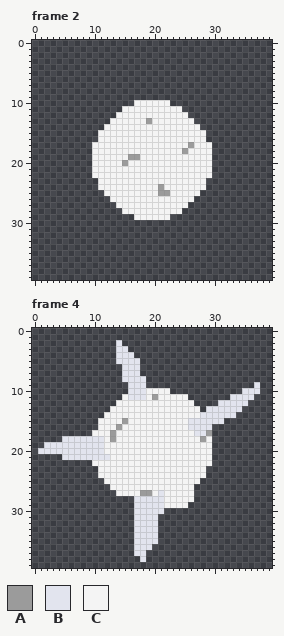
Pixel-art file, stored at DB/Images/Spritesheets/Explosion.ase. Above is the file before it was changed.
40x40 pixels, 11 frames. Shown: frame 2, frame 4. The commit also changed other frames, which this record leaves out.
Visible layers, top first: "Layer 1", "Explosion".
Palette (. is transparent): A #9b9b9b  B #e2e4ee  C #f4f4f4
Pixels before, frame 2, first column x 10:
10 .......CCCCCC.......
11 .....CCCCCCCCCC.....
12 ....CCCCCCCCCCCC....
13 ...CCCCCCACCCCCCC...
14 ..CCCCCCCCCCCCCCCC..
15 .CCCCCCCCCCCCCCCCCC.
16 .CCCCCCCCCCCCCCCCCC.
17 CCCCCCCCCCCCCCCCACCC
18 CCCCCCCCCCCCCCCACCCC
19 CCCCCCAACCCCCCCCCCCC
20 CCCCCACCCCCCCCCCCCCC
21 CCCCCCCCCCCCCCCCCCCC
22 CCCCCCCCCCCCCCCCCCCC
23 .CCCCCCCCCCCCCCCCCC.
24 .CCCCCCCCCCACCCCCCC.
25 ..CCCCCCCCCAACCCCC..
26 ...CCCCCCCCCCCCCC...
27 ....CCCCCCCCCCCC....
28 .....CCCCCCCCCC.....
29 .......CCCCCC.......
Pixels before, frame 4, first column x 1:
 2 .............B.......................
 3 .............BB......................
 4 .............BBB.....................
 5 .............BBBB....................
 6 ..............BBB....................
 7 ..............BBB....................
 8 ..............BBBB...................
 9 ...............BBB..................B
10 ...............BBBCCCC............BBB
11 ..............CBBBCACCCCC.......BBBB.
12 .............CCCCCCCCCCCCC....BBBBB..
13 ............CCCCCCCCCCCCCCC.BBBBBB...
14 ...........CCCCCCCCCCCCCCCCBBBBBB....
15 ..........CCCCACCCCCCCCCCBBBBBB......
16 ..........CCCACCCCCCCCCCCBBBB........
17 .........CCCACCCCCCCCCCCCCBBA........
18 ....BBBBBBBCACCCCCCCCCCCCCCAC........
19 .BBBBBBBBBBCCCCCCCCCCCCCCCCCC........
20 BBBBBBBBBBBCCCCCCCCCCCCCCCCCC........
21 ....BBBBBBBBCCCCCCCCCCCCCCCCC........
22 .........CCCCCCCCCCCCCCCCCCCC........
23 ..........CCCCCCCCCCCCCCCCCC.........
24 ..........CCCCCCCCCCCCCCCCCC.........
25 ...........CCCCCCCCCCCCCCCC..........
26 ............CCCCCCCCCCCCCC...........
27 .............CCCCAACBCCCCC...........
28 ................BBBBBCCCCC...........
29 ................BBBBBCCCC............
30 ................BBBBB................
31 ................BBBB.................
32 ................BBBB.................
33 ................BBBB.................
34 ................BBBB.................
35 ................BBBB.................
36 ................BBB..................
37 ................BB...................
38 .................B...................
Once edited:
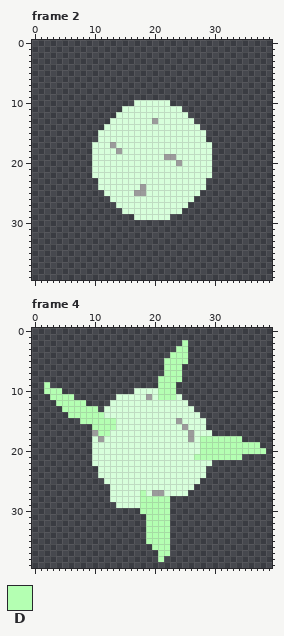
Colours new in this view: D #b4ffb2
Difference:
colour C: #f4f4f4 -> #d7ffdb
Changed rows in their new state; - is a pixel that keeps its letter.
Frame 2, layer "Explosion":
first column x 19:
13 CA
first column x 13:
17 A------------C
18 -A----------C-
19 ---CC----AA---
20 --C--------A--
first column x 17:
24 -A--C-
25 AA--CC
Frame 4, layer "Explosion":
first column x 1:
 2 -------------.----------D-------------
 3 -------------..--------DD-------------
 4 -------------...------DDD-------------
 5 -------------....----DDDD-------------
 6 --------------...----DDD--------------
 7 --------------...----DDD--------------
 8 --------------....--DDDD--------------
 9 -D-------------...--DDD-------------.-
10 -DDD-----------.CC--DDD-----------...-
11 --DDDD-------C-CCCACDDD-.-------....--
12 ---DDDDD----C------------.----.....---
13 ----DDDDDD-C--------------.-......----
14 -----DDDDDD----------------......-----
15 -------DDDDDD-C--------A-CCC...-------
16 ---------DDDDC----------ACCC.---------
17 ---------ADDC------------ACCC---------
18 ----.....CA-C------------A-DDDDDDD----
19 -........CC----------------DDDDDDDDDD-
20 .........CC----------------DDDDDDDDDDD
21 ----.....CCC--------------DDDDDDDD----
first column x 13:
27 C----DCAA----.
28 CCCCCDDDDD....
29 -CCCCDDDDD...-
30 ----.DDDDD----
31 ----..DDDD----
32 ----..DDDD----
33 ----..DDDD----
34 ----..DDDD----
35 ----..DDDD----
36 ----...DDD----
37 ----..--DD----
38 -----.--D-----
